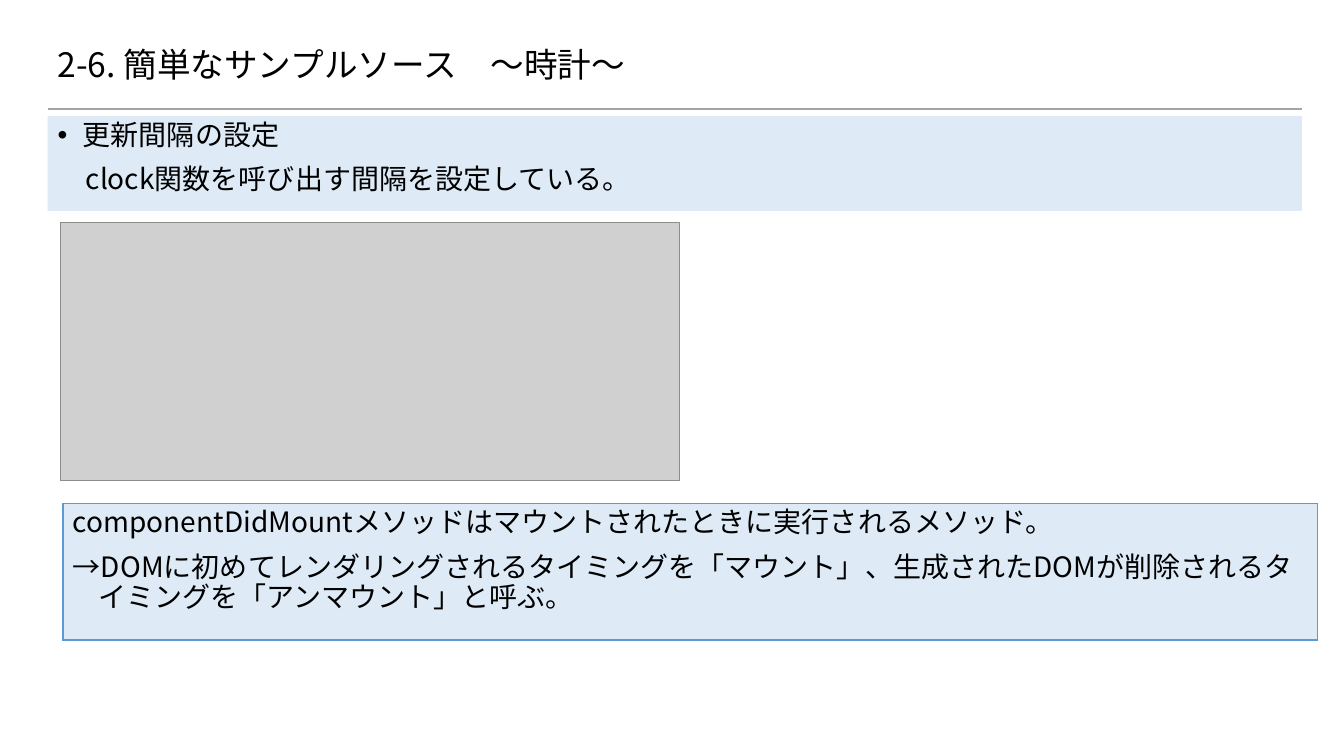
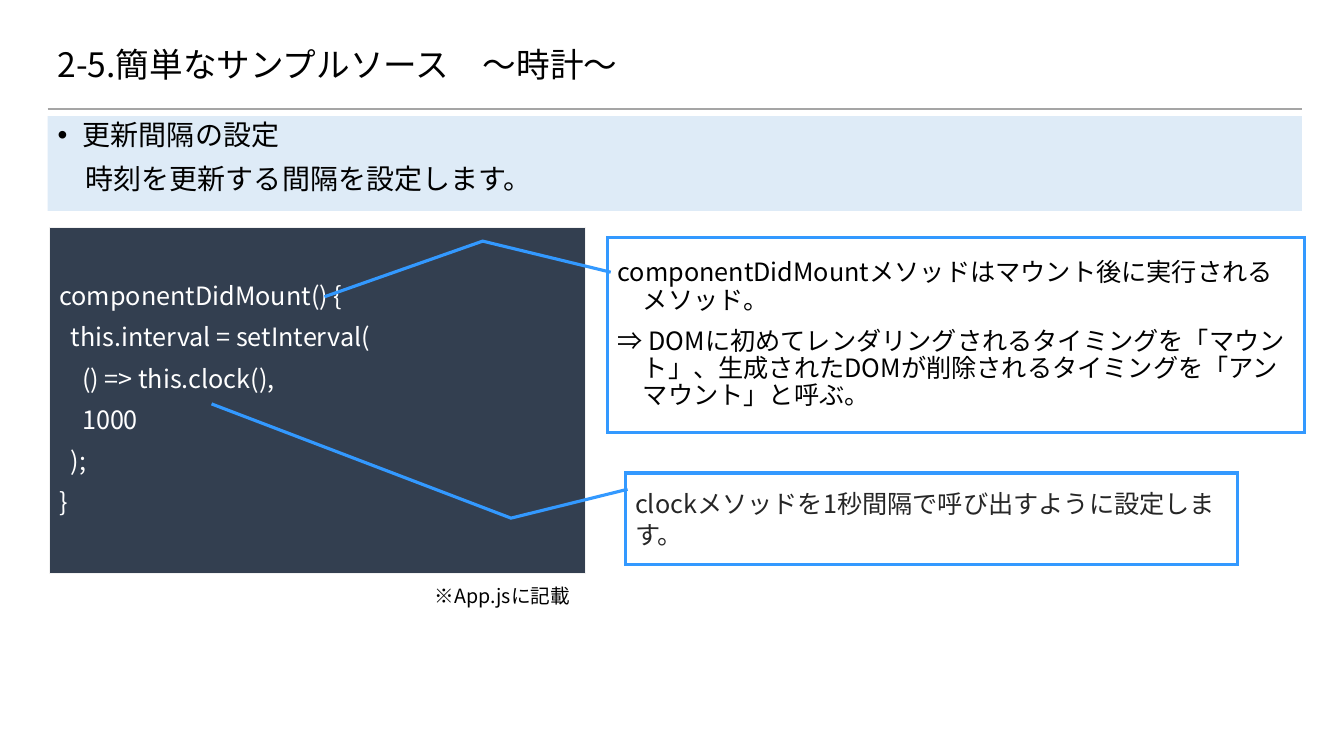
Before and after one commit to 2018SYSTEMI34/diary, a slide deck: slide 7 of doc/02_SlideShare/01.ネタ/２_Reactの基礎/2-6_簡単なサンプルソース.pptx. Drawn at 1344x756 pixels with LibreOffice and Linux fonts; fonts in the diff are those of the drawing; grey boxes stand for pictures; background and template pictures are left out. Boxes give left, top, right and bottom in pixels: in the first picture for what was removed or moved away, otherwise in the second. Text is boxed around its words. In the diff, an @@ line names an element or a change of style, - is before the commit and + after.

Commit message:
時計の記載部分を更新

```diff
--- a/doc/02_SlideShare/01.ネタ/２_Reactの基礎/2-6_簡単なサンプルソース.pptx
+++ b/doc/02_SlideShare/01.ネタ/２_Reactの基礎/2-6_簡単なサンプルソース.pptx
@@ title at (x1=58, y1=48, x2=617, y2=80): text changed @@
-2-6. 簡単なサンプルソース ～時計～
+2-5.簡単なサンプルソース ～時計～
@@ text at (x1=86, y1=165, x2=532, y2=192): text changed @@
-clock関数を呼び出す間隔を設定している。
+時刻を更新する間隔を設定します。
@@ rectangle added at (x1=49, y1=228, x2=585, y2=574), fill #333F50, outline #F2F2F2 0.75 pt, 18 pt, text #FFFFFF @@
+componentDidMount() {
+this.interval = setInterval(
+() => this.clock(),
+1000
+);
+}
@@ picture removed at (x1=60, y1=223, x2=681, y2=481) @@
@@ border callout "componentDidMountメソッドはマウント後に実行されるメソッド。" resized from (x1=63, y1=504, x2=1317, y2=640) to (x1=608, y1=238, x2=1305, y2=434) @@
@@ border callout "componentDidMountメソッドはマウント後に実行されるメソッド。" at (x1=608, y1=238, x2=1305, y2=434): vertical alignment top to middle; rectangle to border callout; fill #DEEBF7 to #FFFFFF; outline #5B9BD5 1 pt to #3399FF 2.25 pt @@
@@ text in border callout at (x1=643, y1=283, x2=1285, y2=407): text changed; size 20 to 18 pt @@
-componentDidMountメソッドはマウントされたときに実行されるメソッド。
-→DOMに初めてレンダリングされるタイミングを「マウント」、生成されたDOMが削除されるタイミングを「アンマウント」と呼ぶ。
+componentDidMountメソッドはマウント後に実行されるメソッド。
+⇒ DOMに初めてレンダリングされるタイミングを「マウント」、生成されたDOMが削除されるタイミングを「アンマウント」と呼ぶ。
@@ border callout added at (x1=625, y1=473, x2=1238, y2=565), fill #FFFFFF, outline #3399FF 2.25 pt, 18 pt, text #262626 @@
+clockメソッドを1秒間隔で呼び出すように設定します。
@@ text added at (x1=435, y1=586, x2=570, y2=608), 14 pt, text #000000 @@
+※App.jsに記載
```
Also in this commit, not shown: 8 other slides changed, 2 slides added.
